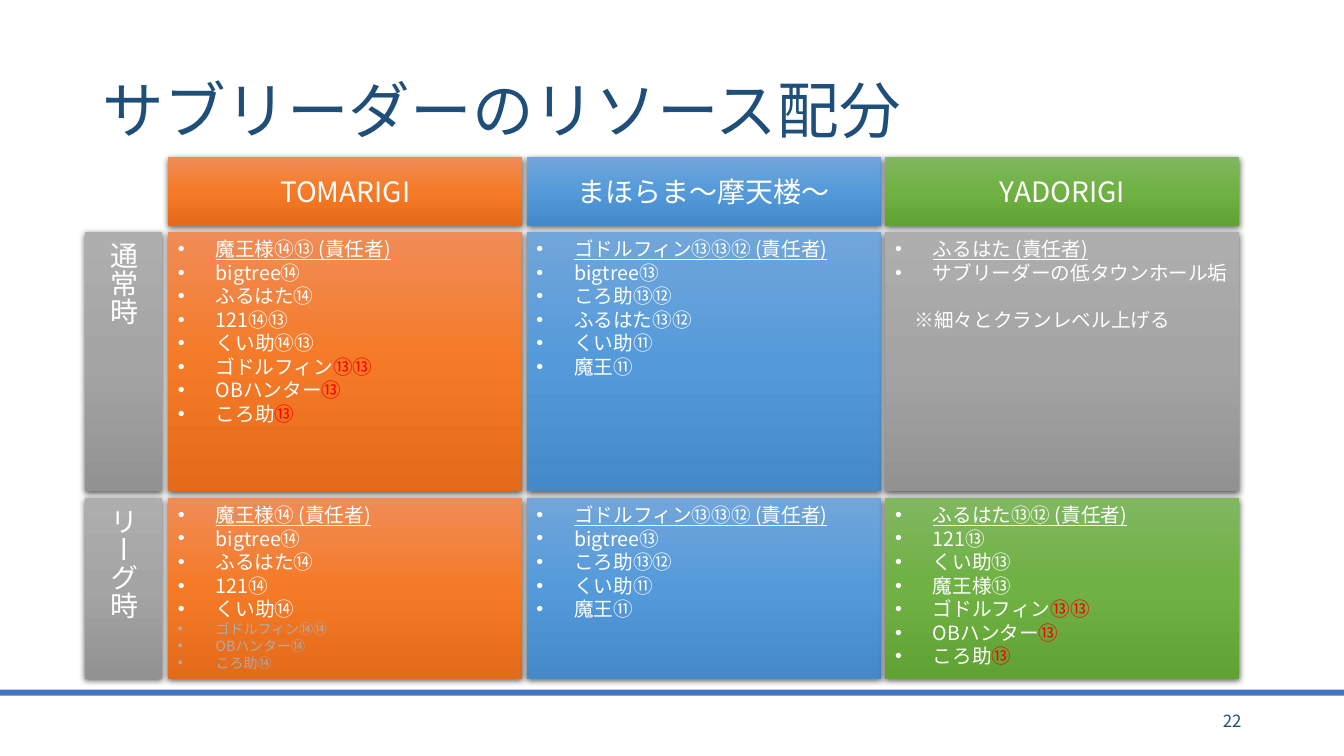
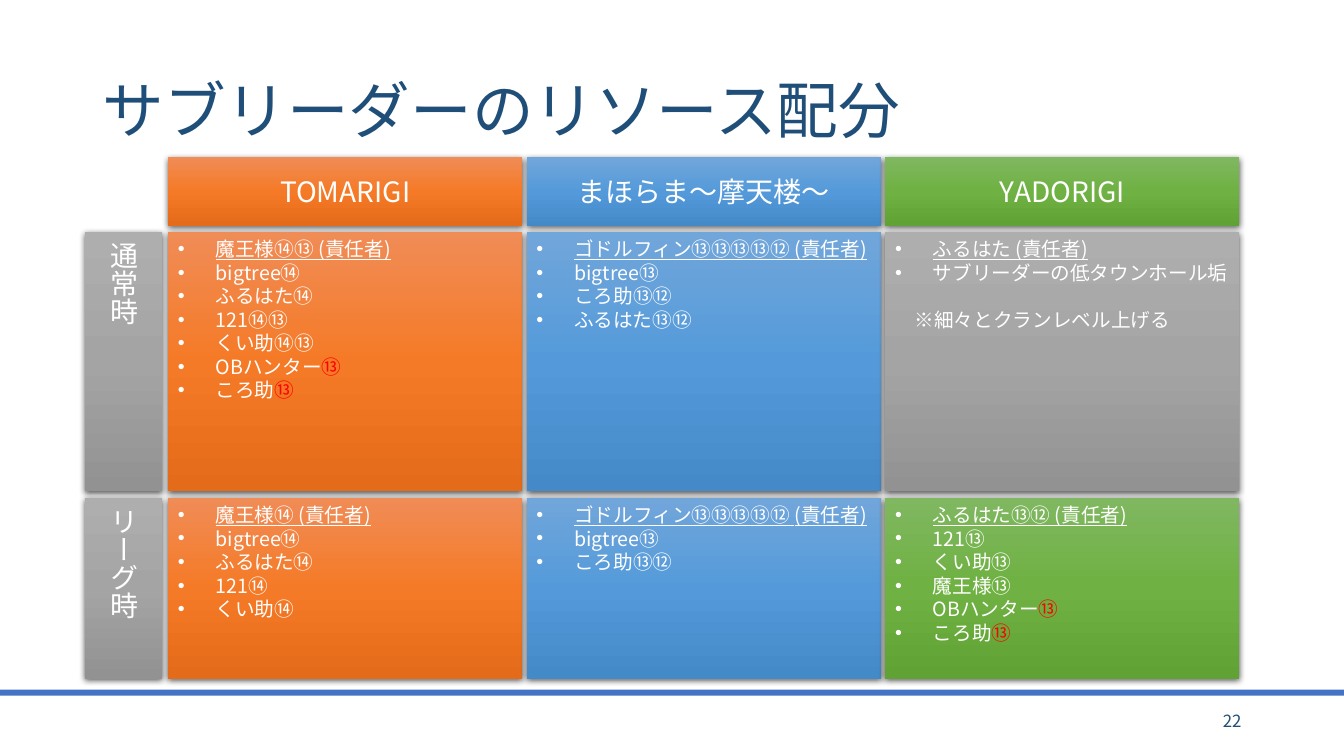
Before and after one commit to bigtreeCoC/documents, a slide deck: slide 22 of TOMARIGI.pptx. Drawn at 1344x756 pixels with LibreOffice and Linux fonts; fonts in the diff are those of the drawing. Boxes give left, top, right and bottom in pixels: in the first picture for what was removed or moved away, otherwise in the second. Text is boxed around its words. In the diff, an @@ line names an element or a change of style, - is before the commit and + after.

```diff
--- a/TOMARIGI.pptx
+++ b/TOMARIGI.pptx
@@ text in rectangle at bbox=[574, 239, 866, 260]: text changed @@
-• ゴドルフィン⑬⑬⑫ (責任者)
+• ゴドルフィン⑬⑬⑬⑬⑫ (責任者)
@@ text in rectangle at bbox=[216, 357, 373, 376]: paragraph removed @@
-• ゴドルフィン⑬⑬
@@ text in rectangle at bbox=[574, 333, 653, 376]: paragraphs removed @@
-• くい助⑪
-• 魔王⑪
@@ text in rectangle at bbox=[574, 505, 867, 526]: text changed @@
-• ゴドルフィン⑬⑬⑫ (責任者)
+• ゴドルフィン⑬⑬⑬⑬⑫ (責任者)
@@ text in rectangle at bbox=[574, 576, 653, 618]: paragraphs removed @@
-• くい助⑪
-• 魔王⑪
@@ text in rectangle at bbox=[933, 599, 1090, 618]: paragraph removed @@
-• ゴドルフィン⑬⑬
@@ text in rectangle at bbox=[216, 622, 327, 669]: paragraphs removed @@
-• ゴドルフィン⑭⑭
-• OBハンター⑭
-• ころ助⑭
```
Also in this commit, not shown: 2 other slides changed, 1 other file.
